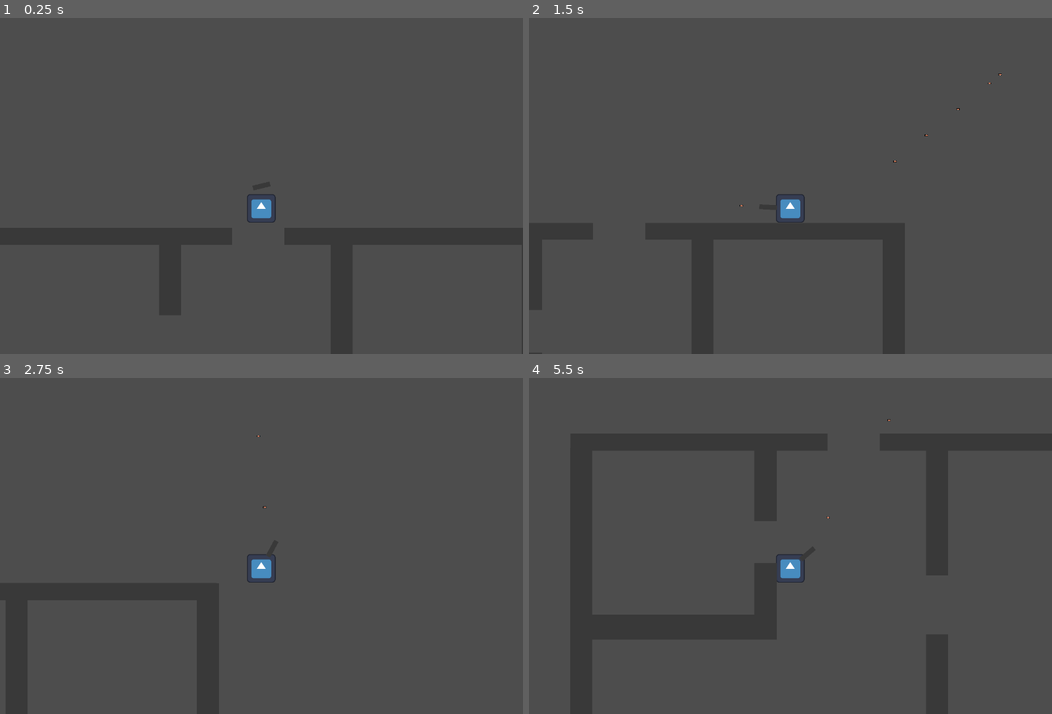
Above: before the commit, frames 1-4 (two rows, left to right).
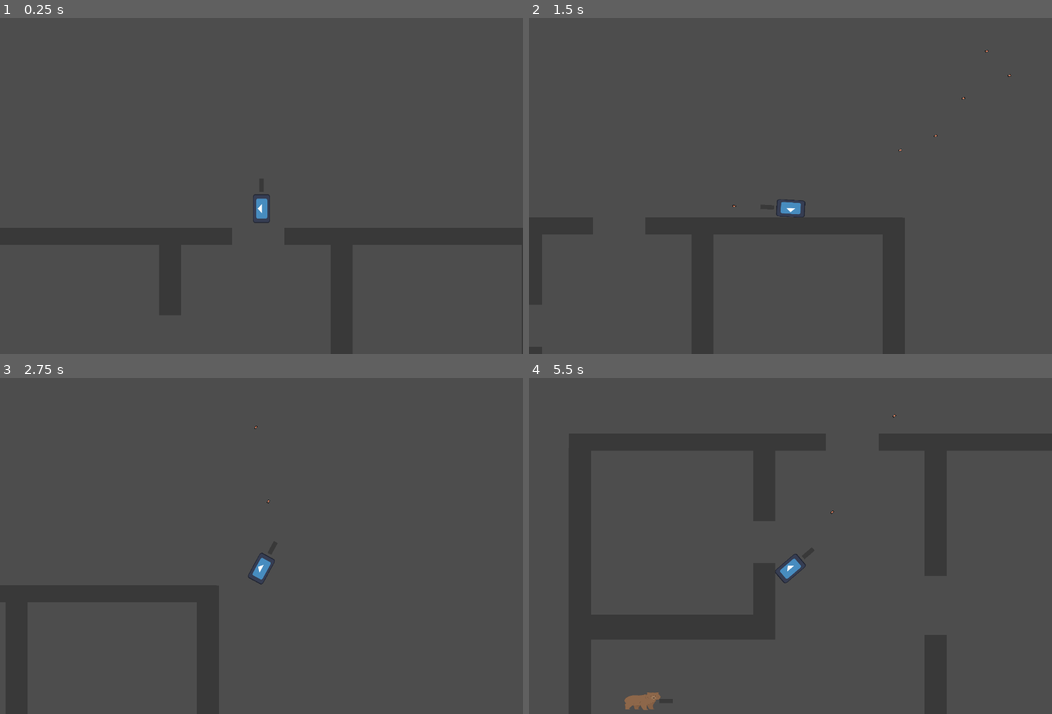
Above: after the commit, the same moments.

Repository: jceja3936/Speedial-Phoenix
Game: Godot game, scene res://scenes/level.tscn
Same seed, same stepped clock (60 frames per second), same inputs: the game is played once before the commit and once after it. The engine's default icon, where the game draws it, is replaced by a stand-in: a white triangle on a blue panel in a dark square.
Inputs (mouse positions are in pixels of both pictures, inside the frame that each line leads up to):
- Up to frame 1 (0.25 s): no input
- Up to frame 2 (1.5 s): tap Enter at 0.5 s; move the mouse to (905, 169) at 0.52 s; press the mouse at (905, 169) at 0.53 s; hold Right (Right) 0.53-1.28 s; move the mouse to (685, 202) at 1.27 s; release the mouse at (685, 202) at 1.28 s; hold S (Down) from 1.28 s (still down); click (685, 202) at 1.35 s
- Up to frame 3 (2.75 s): tap Space at 2 s; move the mouse to (313, 472) at 2.02 s; release S (Down) at 2.03 s; press the mouse at (313, 472) at 2.03 s; hold Right (Right) from 2.03 s (still down)
- Up to frame 4 (5.5 s): move the mouse to (764, 613) at 2.77 s; release Right (Right) at 2.78 s; release the mouse at (764, 613) at 2.78 s; hold W (Up) 2.78-3.53 s; click (764, 613) at 2.85 s; move the mouse to (947, 596) at 3.52 s; press the mouse at (947, 596) at 3.53 s; hold Left (Left) 3.53-5.03 s; tap Enter at 4.25 s; move the mouse to (633, 495) at 4.27 s; release the mouse at (633, 495) at 4.28 s; click (633, 495) at 4.35 s; tap Space at 5 s; move the mouse to (816, 546) at 5.02 s; press the mouse at (816, 546) at 5.03 s; hold S (Down) from 5.03 s (still down)

The runs differ from the first frame. In frame 1, 0.2% of the frame differs, in the area x 47-53%, y 52-62%; in frame 2, 0.2%; in frame 3, 0.2%; in frame 4, 0.4%, in the area x 18-71%, y 10-99%.

Commit message:
Enemy created
Enemy can look at player via raycast2d, nothing outside of that. Also more smoothing, deleted gun scene and am just using script since it was adding a bunch of lag.

Diff:
--- a/3d1/gun.gd
+++ /dev/null
@@ -1,15 +0,0 @@
-extends Node2D
-
-@export var player : CharacterBody2D
-
-func _physics_process(delta: float) -> void:
-
-	look_at(get_global_mouse_position())
-	var mouse_pos = get_global_mouse_position()
-	var direction = mouse_pos-player.global_position
-	var distance = direction.length()
-	if distance > 100:
-		global_position = player.position + direction.normalized() * 100
-	else :
-		global_position = mouse_pos
-		look_at(direction)
--- a/3d1/player.gd
+++ b/3d1/player.gd
@@ -7,6 +7,7 @@
 @export var bullet : PackedScene = load("res://scenes/bullet.tscn")
 @export var gun : Node2D
 var canFire : bool
+var rng = RandomNumberGenerator.new()
 
 
 func _ready() -> void:
@@ -22,6 +23,7 @@
 # Called every frame. 'delta' is the elapsed time since the previous frame.
 
 func _process(delta: float) -> void:
+	look_at(get_global_mouse_position())
 	var dir = Input.get_vector("Left","Right", "Up", "Down")
 	if dir:
 		position += dir * speed * delta
@@ -32,7 +34,7 @@
 func fire() -> void:
 	canFire = false
 	var bullet = bullet.instantiate()
-	bullet.dir = get_angle_to(get_global_mouse_position())
+	bullet.dir = rotation + rng.randf_range(-.08, .08)
 	bullet.pos = gun.global_position
 	bullet.rota = global_rotation
 	add_child(bullet)
--- /dev/null
+++ b/3d1/scenes/enemy.gd
@@ -0,0 +1,15 @@
+extends CharacterBody2D
+
+@export var player : CharacterBody2D
+
+
+func _process(delta: float) -> void:
+	var wherePlayer = player.global_position - global_position
+
+	if wherePlayer.length() < 1200:
+		$ray.target_position = $ray.to_local(player.global_position)
+		$ray.force_raycast_update()
+		if $ray.is_colliding():
+			var hit = $ray.get_collider()
+			if hit == player:
+				look_at(player.global_position)
--- /dev/null
+++ b/3d1/scenes/enemy.tscn
@@ -0,0 +1,30 @@
+[gd_scene load_steps=5 format=3 uid="uid://cv60myid72qvl"]
+
+[ext_resource type="Script" uid="uid://cc2s2fd72wrxi" path="res://scenes/enemy.gd" id="1_4ra3w"]
+[ext_resource type="Texture2D" uid="uid://ctysa2i2ilg4w" path="res://assets/Bear-a.png" id="1_7k104"]
+[ext_resource type="Texture2D" uid="uid://cl21634jajktv" path="res://assets/basicSquare.svg" id="2_md0e3"]
+
+[sub_resource type="CapsuleShape2D" id="CapsuleShape2D_md0e3"]
+radius = 31.0243
+height = 172.12
+
+[node name="Enemy" type="CharacterBody2D"]
+script = ExtResource("1_4ra3w")
+
+[node name="Sprite2D" type="Sprite2D" parent="."]
+scale = Vector2(0.440005, 0.239999)
+texture = ExtResource("1_7k104")
+
+[node name="gun" type="Node2D" parent="."]
+position = Vector2(131, 0)
+
+[node name="Sprite2D" type="Sprite2D" parent="gun"]
+position = Vector2(-27, 0)
+scale = Vector2(1, 0.360002)
+texture = ExtResource("2_md0e3")
+
+[node name="CollisionShape2D" type="CollisionShape2D" parent="."]
+rotation = -1.55722
+shape = SubResource("CapsuleShape2D_md0e3")
+
+[node name="ray" type="RayCast2D" parent="."]
--- a/3d1/scenes/gun.tscn
+++ /dev/null
@@ -1,12 +0,0 @@
-[gd_scene load_steps=3 format=3 uid="uid://c6lxgto7y61i5"]
-
-[ext_resource type="Script" uid="uid://ctpx8e7dkxbrx" path="res://gun.gd" id="1_og67c"]
-[ext_resource type="Texture2D" uid="uid://cl21634jajktv" path="res://assets/basicSquare.svg" id="1_x77fm"]
-
-[node name="gun" type="Node2D"]
-script = ExtResource("1_og67c")
-
-[node name="Sprite2D" type="Sprite2D" parent="."]
-position = Vector2(0, -1.35525e-20)
-scale = Vector2(1.3125, 0.398148)
-texture = ExtResource("1_x77fm")
--- a/3d1/scenes/level.tscn
+++ b/3d1/scenes/level.tscn
@@ -1,8 +1,9 @@
-[gd_scene load_steps=14 format=3 uid="uid://e64wgf8otggf"]
+[gd_scene load_steps=15 format=3 uid="uid://e64wgf8otggf"]
 
 [ext_resource type="Texture2D" uid="uid://cl21634jajktv" path="res://assets/basicSquare.svg" id="1_w7c3h"]
 [ext_resource type="PackedScene" uid="uid://drhq6gxwrpafr" path="res://scenes/player.tscn" id="2_w8frs"]
 [ext_resource type="PackedScene" uid="uid://be6urb1y6j6q4" path="res://scenes/death_box.tscn" id="3_w8frs"]
+[ext_resource type="PackedScene" uid="uid://cv60myid72qvl" path="res://scenes/enemy.tscn" id="4_mx8sn"]
 
 [sub_resource type="RectangleShape2D" id="RectangleShape2D_w7c3h"]
 size = Vector2(57.5, 49.4118)
@@ -206,3 +207,7 @@
 rotation = 1.56772
 scale = Vector2(1.99924, 1.17014)
 respawnPnt = Vector2(964, 0)
+
+[node name="Enemy" parent="." node_paths=PackedStringArray("player") instance=ExtResource("4_mx8sn")]
+position = Vector2(14, 1042)
+player = NodePath("../Player")
--- a/3d1/scenes/player.tscn
+++ b/3d1/scenes/player.tscn
@@ -3,7 +3,7 @@
 [ext_resource type="Texture2D" uid="uid://i8kqk3lu2u5c" path="res://assets/icon.svg" id="1_4flbx"]
 [ext_resource type="Script" uid="uid://baewr3b6a44lq" path="res://player.gd" id="1_g2els"]
 [ext_resource type="PackedScene" uid="uid://d0k1a6sp617ph" path="res://scenes/bullet.tscn" id="4_dqkch"]
-[ext_resource type="PackedScene" uid="uid://c6lxgto7y61i5" path="res://scenes/gun.tscn" id="5_qlg0r"]
+[ext_resource type="Texture2D" uid="uid://cl21634jajktv" path="res://assets/basicSquare.svg" id="5_qlg0r"]
 [ext_resource type="AudioStream" uid="uid://cadwgeq4p65vl" path="res://assets/9mm.wav" id="5_tuyoq"]
 
 [node name="Player" type="CharacterBody2D" node_paths=PackedStringArray("shootSFX", "gun")]
@@ -15,18 +15,15 @@
 
 [node name="Sprite2D" type="Sprite2D" parent="."]
 position = Vector2(-1, 0)
+scale = Vector2(1, 0.600001)
 texture = ExtResource("1_4flbx")
 
 [node name="CollisionPolygon2D" type="CollisionPolygon2D" parent="."]
 position = Vector2(107, 74)
 scale = Vector2(6.05, 5.75)
-polygon = PackedVector2Array(-28.0992, -23.6522, -7.43802, -23.6522, -7.60331, -1.73913, -28.2645, -1.91304)
+polygon = PackedVector2Array(-27.6033, -19.3043, -8.09917, -18.9565, -7.93388, -6.43478, -27.9339, -6.26087)
 
 [node name="bullets" type="Node2D" parent="."]
-
-[node name="gun" parent="." node_paths=PackedStringArray("player") instance=ExtResource("5_qlg0r")]
-position = Vector2(120, 1)
-player = NodePath("..")
 
 [node name="Timer" type="Timer" parent="."]
 wait_time = 0.2
@@ -35,4 +32,12 @@
 [node name="AudioStreamPlayer2D" type="AudioStreamPlayer2D" parent="."]
 stream = ExtResource("5_tuyoq")
 
+[node name="gun" type="Node2D" parent="."]
+position = Vector2(131, 0)
+
+[node name="Sprite2D" type="Sprite2D" parent="gun"]
+position = Vector2(-27, 0)
+scale = Vector2(1, 0.360002)
+texture = ExtResource("5_qlg0r")
+
 [connection signal="timeout" from="Timer" to="." method="_on_timer_timeout"]
Binary file added: 3d1/assets/Bear-a.png
Not shown, added: 3d1/assets/Bear-a.png.import
Not shown, removed: 3d1/gun.gd.uid
Not shown, added: 3d1/scenes/enemy.gd.uid
